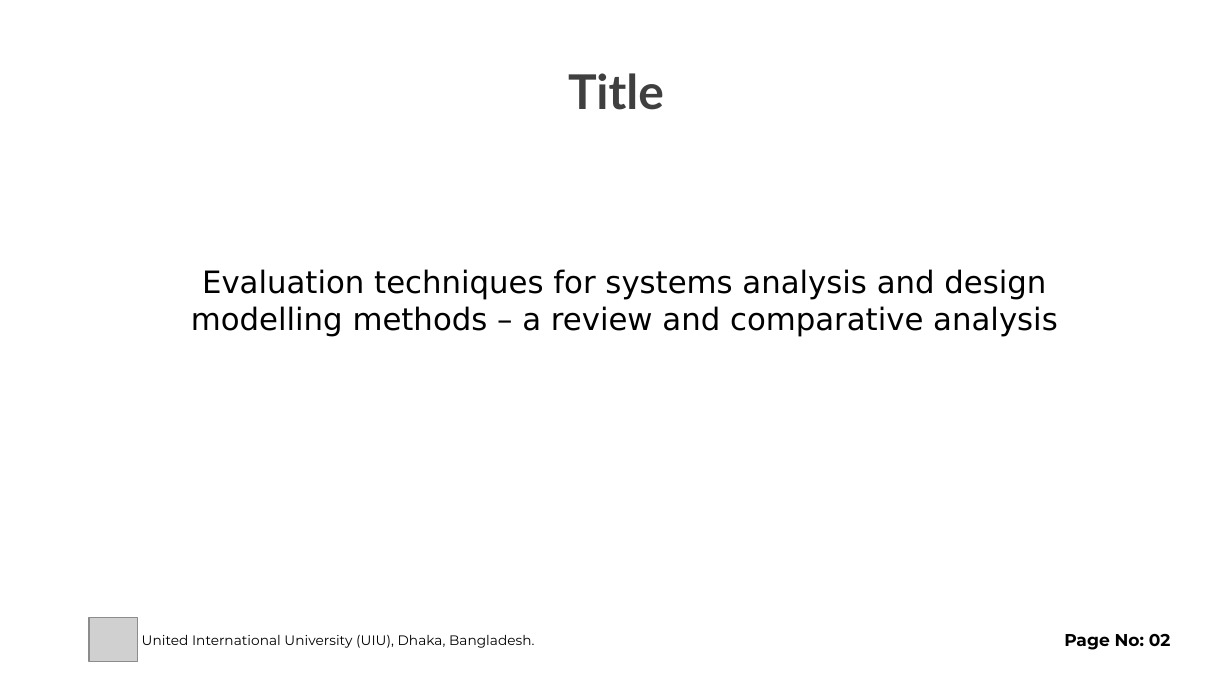
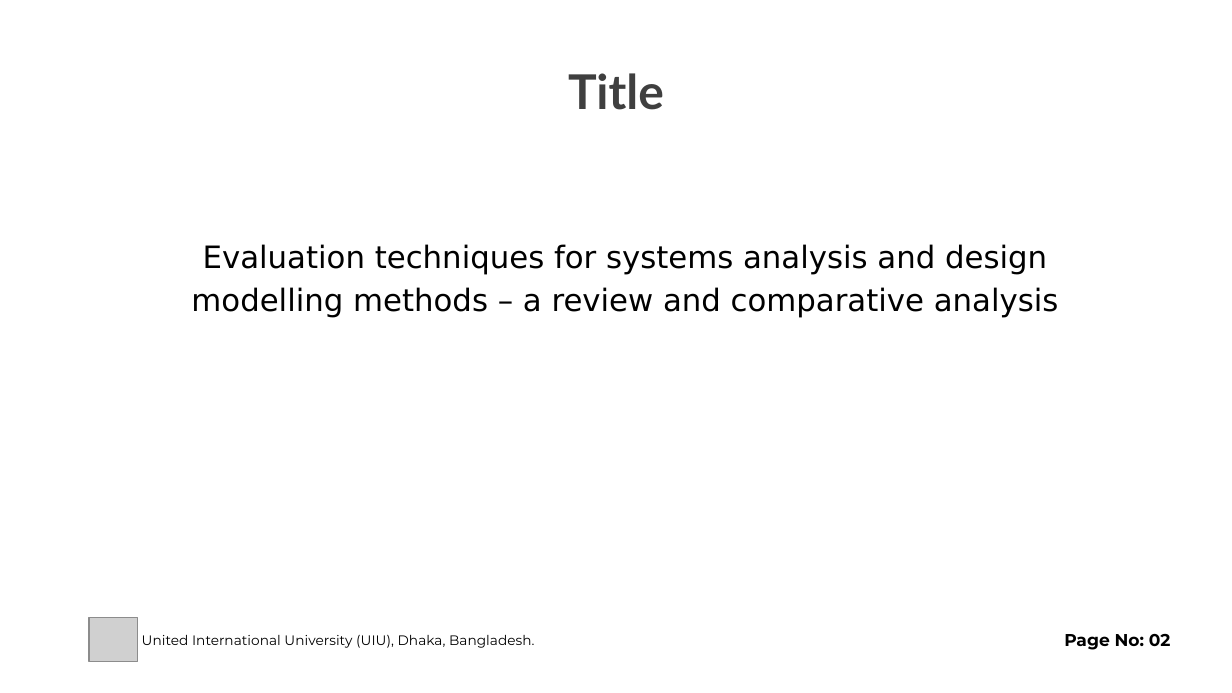
Before and after one commit to SifatNiloy/backups, a slide deck: slide 2 of Reacherch Paper Review.pptx. Drawn at 1232x693 pixels with LibreOffice and Linux fonts; fonts in the diff are those of the drawing; grey boxes stand for pictures. Boxes give left, top, right and bottom in pixels: in the first picture for what was removed or moved away, otherwise in the second. Text is boxed around its words. In the diff, an @@ line names an element or a change of style, - is before the commit and + after.

```diff
--- a/Reacherch Paper Review.pptx
+++ b/Reacherch Paper Review.pptx
@@ text "Evaluation techniques for systems analysis ...": place and size @@
-text "Evaluation techniques for systems analysis ..." at (191, 269, 1058, 337)
+text "Evaluation techniques for systems analysis ..." at (191, 244, 1059, 317)
@@ text "Evaluation techniques for systems analysis ..." at (191, 244, 1059, 317): indent changed; line spacing 1 to 1.15 @@
```
Also in this commit, not shown: 10 other slides changed, 3 slides added, 2 slides removed.
